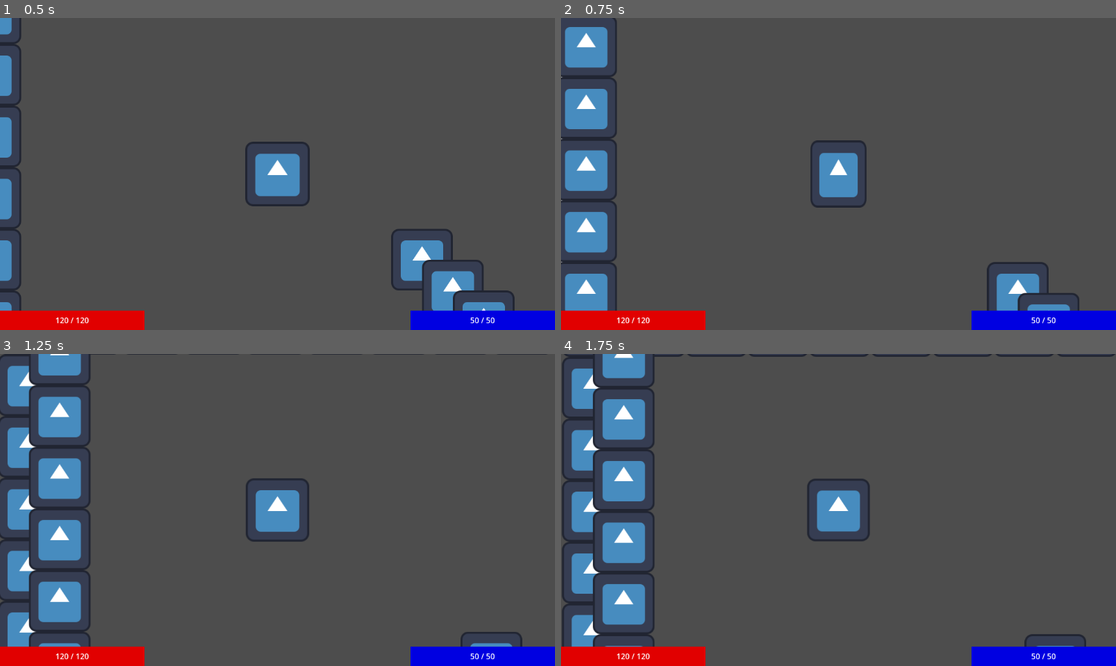
Above: before the commit, frames 1-4 (two rows, left to right).
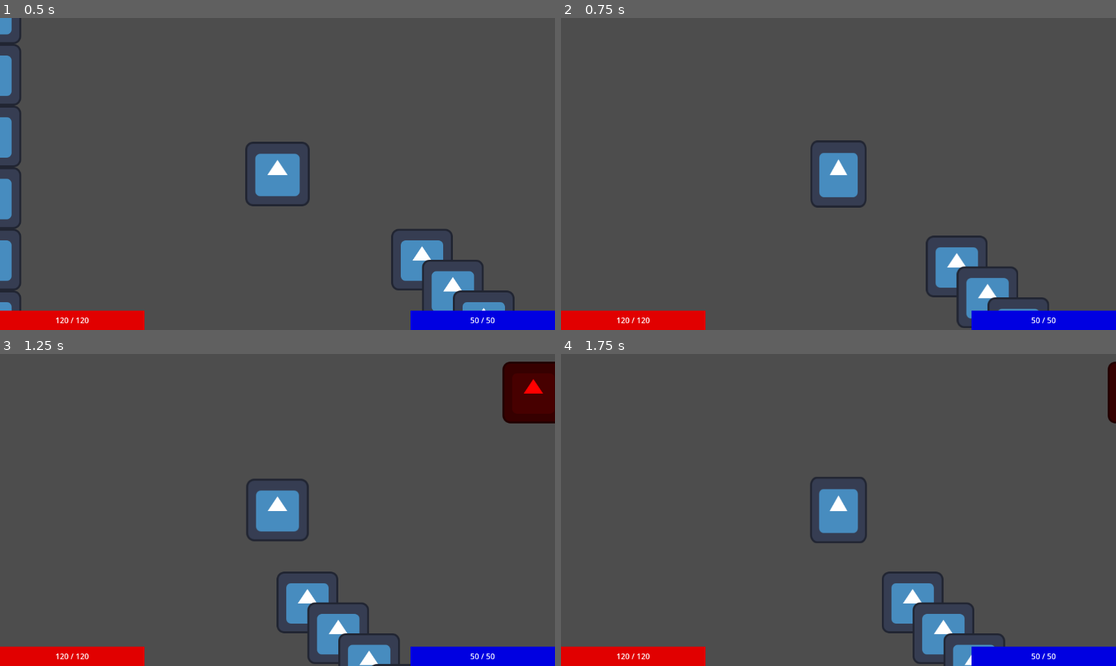
Above: after the commit, the same moments.

Repository: PietPadda/Godot_2D_ARPG
Game: Godot game, scene res://scenes/levels/main.tscn
Two runs of this game, one before a commit and one after it. Both use one fixed random seed, a clock stepped at 60 frames per second and the inputs below. The engine's default icon, where the game draws it, is replaced by a stand-in: a white triangle on a blue panel in a dark square.
Inputs (mouse positions are in pixels of both pictures, inside the frame that each line leads up to):
- Up to frame 1 (0.5 s): no input
- Up to frame 2 (0.75 s): tap Enter at 0.5 s; move the mouse to (960, 158) at 0.52 s; press the mouse at (960, 158) at 0.53 s
- Up to frame 3 (1.25 s): no input
- Up to frame 4 (1.75 s): move the mouse to (727, 525) at 1.27 s; release the mouse at (727, 525) at 1.28 s; tap Space (attack) at 1.35 s; click (727, 525) at 1.55 s

Frame 1 is identical in both runs. In frame 2, 8.4% of the frame differs, in the area x 0-94%, y 0-100%; in frame 3, 14%, in the area x 0-100%, y 0-100%; in frame 4, 13%.

Commit message:
fix(grid): ensure find_path returns world coordinates instead of map coordinates

Diff:
--- a/scripts/core/grid_manager.gd
+++ b/scripts/core/grid_manager.gd
@@ -91,10 +91,16 @@
 	var start_id = map_coords_to_id[start_coord]
 	var end_id = map_coords_to_id[end_coord]
 
-	# Hand these two simple IDs to the powerful A* algorithm.
-	# It does all the heavy lifting and returns the best path.
-	# This returns an array of world positions, which is what we need for movement.
-	return astar_graph.get_point_path(start_id, end_id)
+	# Get the path of MAP coordinates from the A* graph.
+	var map_path = astar_graph.get_id_path(start_id, end_id)
+
+	# This is the new, critical step: Convert the path of IDs to world positions.
+	var world_path: PackedVector2Array = []
+	for point_id in map_path:
+		var map_coord = astar_graph.get_point_position(point_id)
+		world_path.append(map_to_world(map_coord))
+
+	return world_path
 
 # Converts a world position (like a mouse click) to a map grid coordinate.
 func world_to_map(world_position: Vector2) -> Vector2i:
